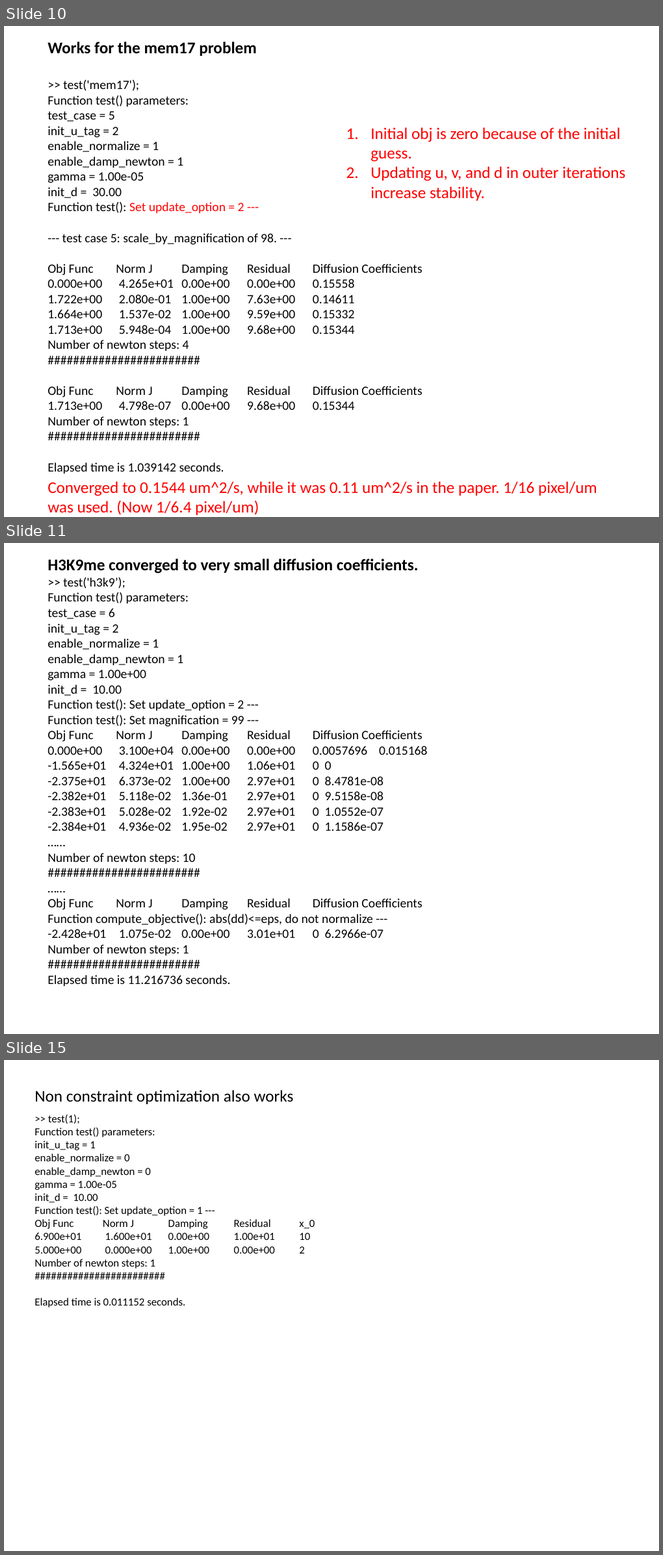
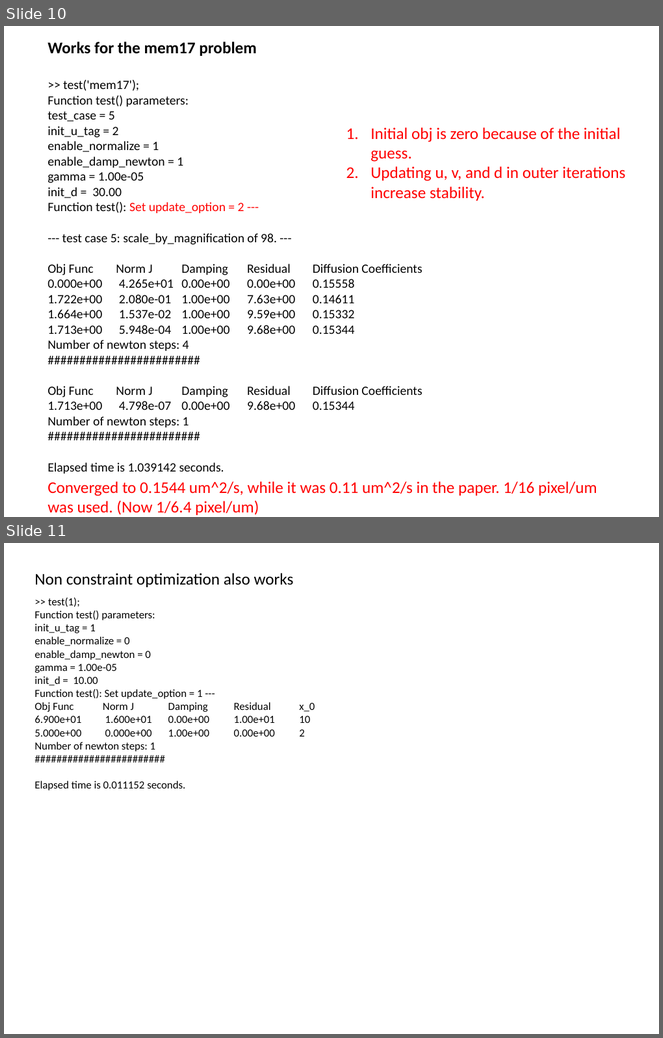
Before and after one commit to lu6007/opt-pde, a slide deck: doc/result_0404_2019.pptx. Shown one above the other, each under a label of ours: slides 10, 11 and 15 before the commit, slides 10 and 11 after it; the slides between them are not shown. The pictures are 663x1555 and 663x1038 pixels, drawn with LibreOffice and Linux fonts; fonts in the diff are those of the drawing. Boxes give left, top, right and bottom in pixels: in the first picture for what was removed or moved away, otherwise in the second. Text is boxed around its words. In the diff, an @@ line names an element or a change of style, - is before the commit and + after.

```diff
--- a/doc/result_0404_2019.pptx
+++ b/doc/result_0404_2019.pptx
@@ slide 11 removed at (4,543,659,1034), background #FFFFFF @@
@@ text removed at (48,559,427,986) @@
-H3K9me converged to very small diffusion coefficients.
->> test('h3k9’);
-Function test() parameters:
-test_case = 6
-init_u_tag = 2
-enable_normalize = 1
-enable_damp_newton = 1
-gamma = 1.00e+00
-init_d = 10.00
-Function test(): Set update_option = 2 ---
-Function test(): Set magnification = 99 ---
-Obj Func Norm J Damping Residual Diffusion Coefficients
-0.000e+00 3.100e+04 0.00e+00 0.00e+00 0.0057696 0.015168
--1.565e+01 4.324e+01 1.00e+00 1.06e+01 0 0
--2.375e+01 6.373e-02 1.00e+00 2.97e+01 0 8.4781e-08
--2.382e+01 5.118e-02 1.36e-01 2.97e+01 0 9.5158e-08
--2.383e+01 5.028e-02 1.92e-02 2.97e+01 0 1.0552e-07
--2.384e+01 4.936e-02 1.95e-02 2.97e+01 0 1.1586e-07
-……
-Number of newton steps: 10
-########################
-……
-Obj Func Norm J Damping Residual Diffusion Coefficients
-Function compute_objective(): abs(dd)<=eps, do not normalize ---
--2.428e+01 1.075e-02 0.00e+00 3.01e+01 0 6.2966e-07
-Number of newton steps: 1
-########################
-Elapsed time is 11.216736 seconds.
@@ what was slide 15 is now slide 11 @@
```
Also in this commit, not shown: 1 slide changed, 3 other slides removed, 7 other files.
